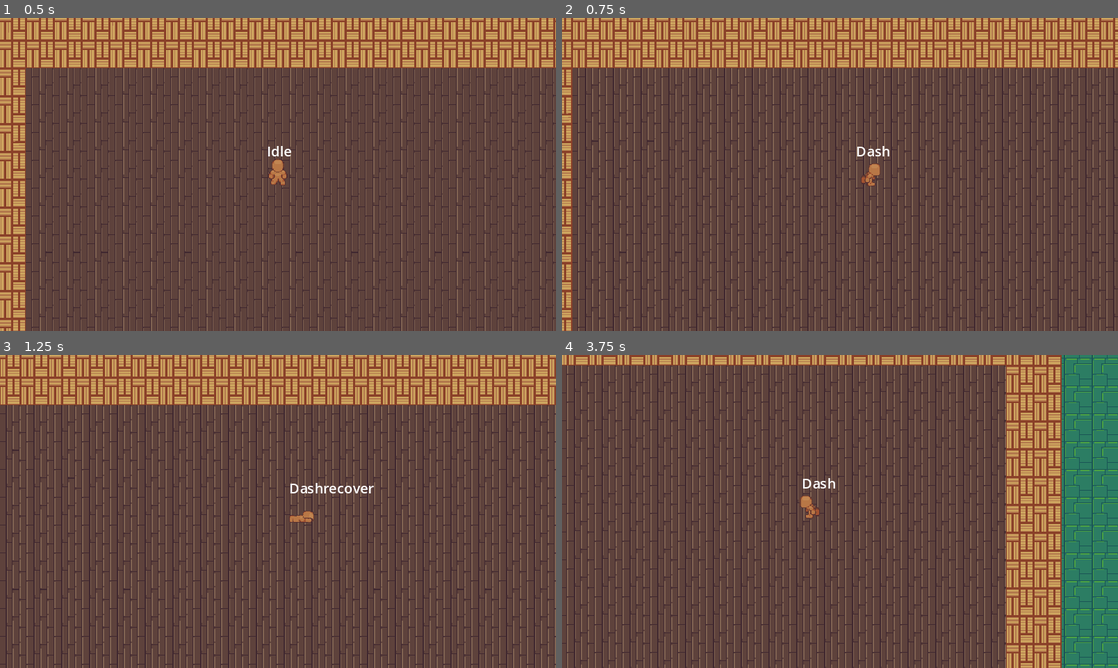
Above: before the commit, frames 1-4 (two rows, left to right).
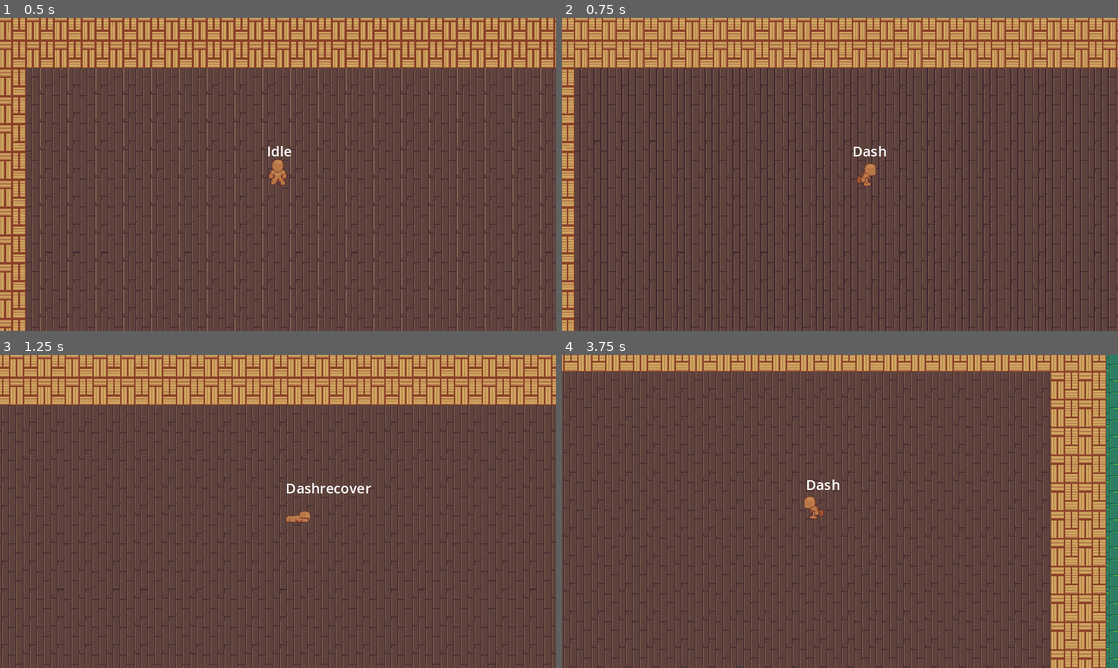
Above: after the commit, the same moments.

Repository: ajcar110/ARPG-Char-Control
Game: Godot game, scene res://game_master.tscn
Same seed, same stepped clock (60 frames per second), same inputs: the game is played once before the commit and once after it.
Inputs:
- Up to frame 1 (0.5 s): no input
- Up to frame 2 (0.75 s): hold D (move_right) from 0.53 s (still down); tap Space (dash) at 0.6 s
- Up to frame 3 (1.25 s): keep holding D (move_right)
- Up to frame 4 (3.75 s): release D (move_right) at 1.28 s; hold S (move_down) 1.28-2.03 s; tap Q (ability1) at 1.35 s; tap Space (dash) at 1.55, 2.3, 2.85, 3.6 s; hold D (move_right) 2.03-2.78 s; tap F (atk) at 2.1 s; hold W (move_up) 2.78-3.53 s; hold A (move_left) from 3.53 s (still down)

Frame 1 is identical in both runs. In frame 2, 52% of the frame differs, in the area x 0-100%, y 0-100%; in frame 3, 51%; in frame 4, 59%.

Commit message:
Updated player speed scale to match projectiles

Diff:
--- a/Abilities/Shoot/Projectile/BaseProjectile.gd
+++ b/Abilities/Shoot/Projectile/BaseProjectile.gd
@@ -14,11 +14,9 @@
 
 func _ready():
 	spawnpoint = position
-	print(spawnpoint)
 
 func  _physics_process(delta):
 	velocity = (speed*32) * source.direction_map[facing]
-	print(velocity)
 	move_and_slide()
 
 	if self.position.distance_to(spawnpoint) >= distance*32:
--- a/Player/Player.gd
+++ b/Player/Player.gd
@@ -1,6 +1,10 @@
 extends CharacterBody2D
-@export var speed = 100
-@export var dash_speed = 200
+
+
+#speed & dash_speed is a factor of 32 pixels covered in 1 sec
+# ex: speed 1 = 32 , speed 3 = 96
+@export var speed = 4
+@export var dash_speed = 8
 @onready var hurtbox = $HurtBox
 @onready var abilities = $Abilities
 
@@ -23,14 +27,14 @@
 func handleInput():
 	direction = Input.get_vector("move_left", "move_right", "move_up", "move_down")
 	if !dashing:
-		velocity = direction * speed
+		velocity = direction * (speed*32)
 	facing_direction()
 	if Input.is_action_just_pressed("dash") && can_dash:
 		dashing = true
 		if direction == Vector2.ZERO:
 			direction = Vector2.DOWN
 		dash_direction = direction.normalized()
-		velocity = dash_direction * dash_speed
+		velocity = dash_direction * (dash_speed*32)
 	if Input.is_action_just_pressed("atk"):
 		attacking=true
 	if Input.is_action_just_pressed("ability1"):
--- a/Player/player.tscn
+++ b/Player/player.tscn
@@ -1177,8 +1177,6 @@
 collision_layer = 4
 collision_mask = 3
 script = ExtResource("1_04dfh")
-speed = 150
-dash_speed = 300
 
 [node name="HurtBox" parent="." instance=ExtResource("2_plmk4")]
 collision_layer = 8
